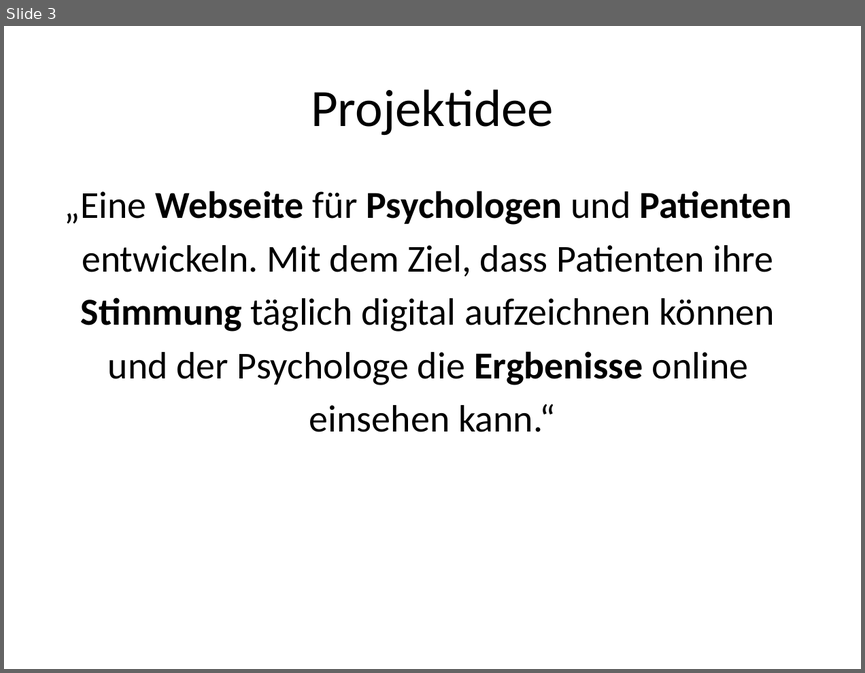
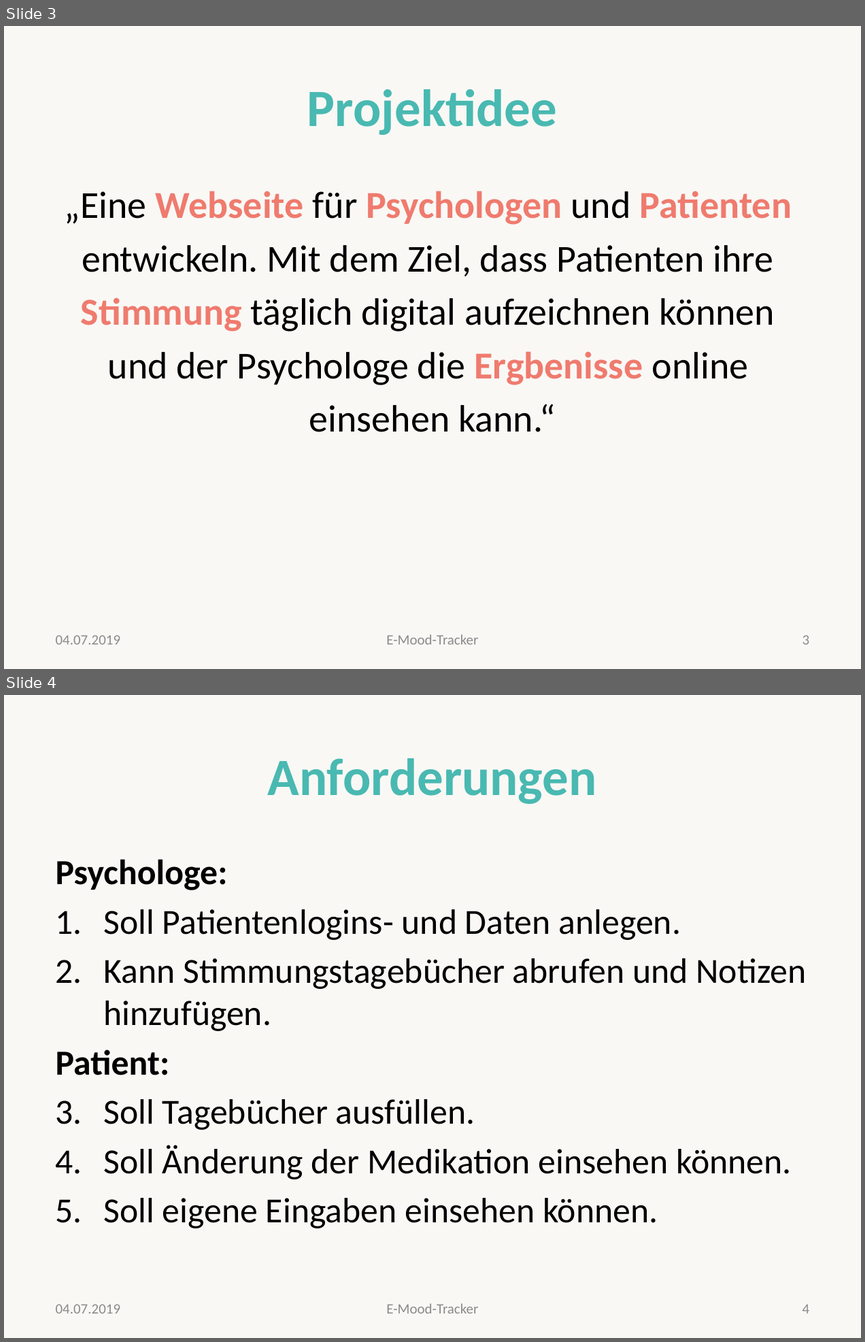
Before and after one commit to valeriapag/E-Mood-Tracker, a slide deck: Doku/endpräsentation-ehalth.pptx. Shown one above the other, each under a label of ours: slide 3 before the commit, slides 3 and 4 after it. The pictures are 865x673 and 865x1342 pixels, drawn with LibreOffice and Linux fonts; fonts in the diff are those of the drawing. Boxes give left, top, right and bottom in pixels: in the first picture for what was removed or moved away, otherwise in the second. Text is boxed around its words. In the diff, an @@ line names an element or a change of style, - is before the commit and + after.

```diff
--- a/Doku/endpräsentation-ehalth.pptx
+++ b/Doku/endpräsentation-ehalth.pptx
@@ slide 4 added at (4, 695, 861, 1338), background #EEECE1 at 33% opacity @@
@@ title added at (268, 758, 597, 804), 44 pt, text #49B9B1, bold @@
+Anforderungen
@@ text added at (56, 859, 806, 1228), 29.6 pt, text #000000 @@
+Psychologe:
+1. Soll Patientenlogins- und Daten anlegen.
+2. Kann Stimmungstagebücher abrufen und Notizen hinzufügen.
+Patient:
+1. Soll Tagebücher ausfüllen.
+2. Soll Änderung der Medikation einsehen können.
+3. Soll eigene Eingaben einsehen können.
@@ text added at (56, 1304, 121, 1313), 12 pt, text #8C8C8C @@
+04.07.2019
@@ text added at (386, 1303, 478, 1313), 12 pt, text #8C8C8C @@
+E-Mood-Tracker
@@ page number added at (802, 1304, 810, 1313), 12 pt, text #8C8C8C @@
+4
@@ slide 3 changed as well @@
@@ background #FFFFFF to #EEECE1 at 33% opacity @@
@@ title "Projektidee" at (307, 89, 557, 135): text colour #000000 to #49B9B1, bold on @@
@@ text at (65, 191, 791, 385): text colour #000000 to #EF7B6E in "Webseite Psychologen Patienten", "Stimmung", "Ergbenisse" @@
@@ text added at (56, 635, 121, 644), 12 pt, text #8C8C8C @@
+04.07.2019
@@ text added at (386, 634, 478, 644), 12 pt, text #8C8C8C @@
+E-Mood-Tracker
@@ page number added at (802, 635, 810, 644), 12 pt, text #8C8C8C @@
+3
```
Also in this commit, not shown: 8 other slides changed, 13 other slides added, 9 slides removed, 1 other file.
